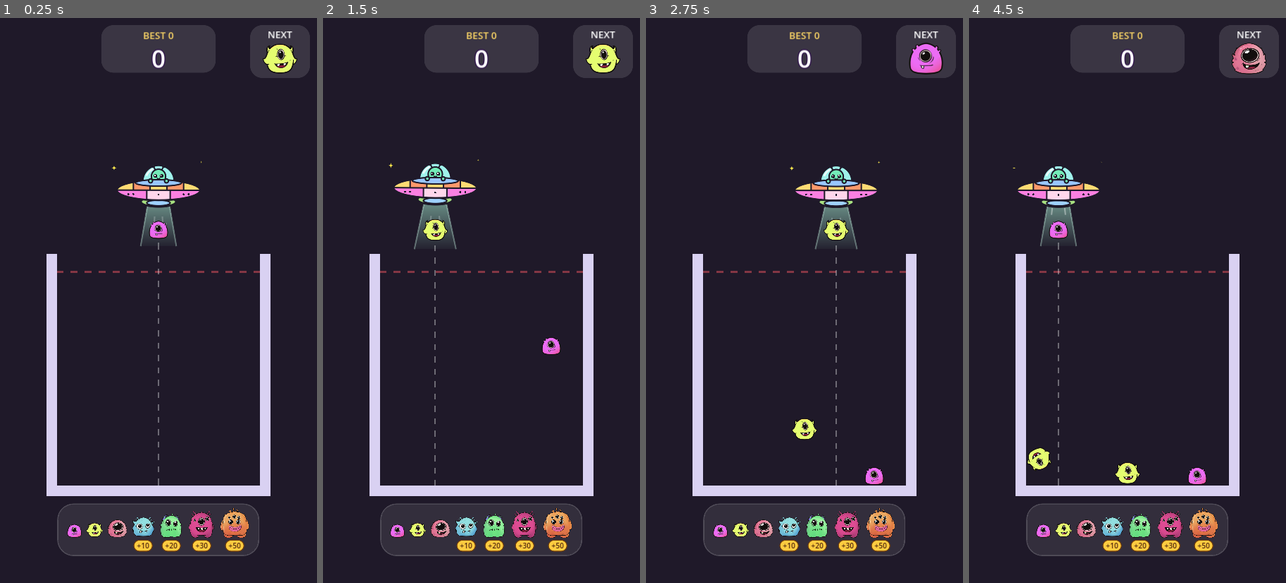
Above: before the commit, frames 1-4 (left to right).
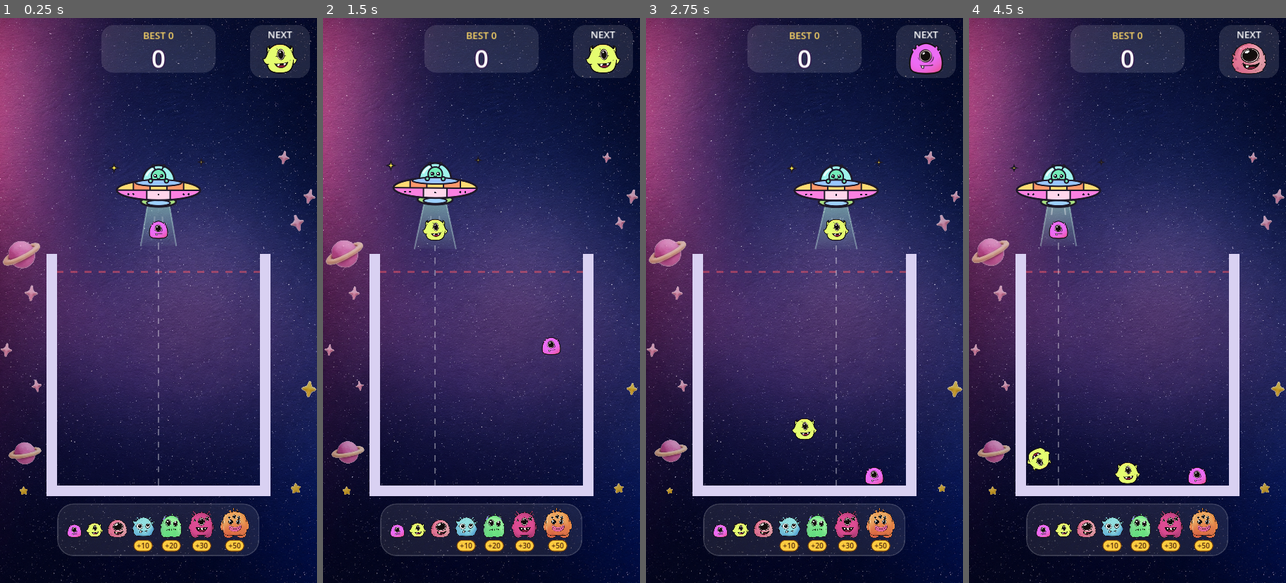
Above: after the commit, the same moments.

Repository: vickyraut212-boop/MonsterMerageGame
Game: Godot game, scene res://scenes/main.tscn
Two runs of this game, one before a commit and one after it. Both use one fixed random seed, a clock stepped at 60 frames per second and the inputs below.
Inputs (mouse positions are in pixels of both pictures, inside the frame that each line leads up to):
- Up to frame 1 (0.25 s): no input
- Up to frame 2 (1.5 s): move the mouse to (551, 272) at 0.52 s; click (551, 272) at 0.67 s; drag from (418, 328) to (481, 142) at 1.27 s
- Up to frame 3 (2.75 s): move the mouse to (836, 176) at 2.02 s; click (836, 176) at 2.17 s
- Up to frame 4 (4.5 s): drag from (1111, 413) to (1032, 215) at 2.77 s; move the mouse to (1222, 385) at 3.52 s; click (1222, 385) at 3.67 s; drag from (1032, 215) to (1127, 142) at 4.27 s

The runs differ from the first frame. In frame 1, 72% of the frame differs, in the area x 0-100%, y 0-100%; in frame 2, 72%; in frame 3, 72%; in frame 4, 72%.

Commit message:
Add the space background with scattered planets and stars
The background painting covers the screen behind everything. A few
planets and stars are placed at random each game, with a slow bob or
twinkle. They are plain sprites with no collisions, drawn behind all
other nodes, and never placed over the jar, the space above it where
the ship flies, the top HUD bar or the evolution track.

Co-Authored-By: Claude Opus 5.5 <noreply@anthropic.com>

Diff:
--- a/scenes/main.tscn
+++ b/scenes/main.tscn
@@ -1,12 +1,16 @@
-[gd_scene load_steps=5 format=3]
+[gd_scene load_steps=6 format=3]
 
 [ext_resource type="Script" path="res://scripts/main.gd" id="1_main"]
 [ext_resource type="PackedScene" path="res://scenes/jar.tscn" id="2_jar"]
 [ext_resource type="Script" path="res://scripts/dropper.gd" id="3_dropper"]
 [ext_resource type="PackedScene" path="res://scenes/hud.tscn" id="4_hud"]
+[ext_resource type="Script" path="res://scripts/space_background.gd" id="5_background"]
 
 [node name="Main" type="Node2D"]
 script = ExtResource("1_main")
+
+[node name="Background" type="Node2D" parent="."]
+script = ExtResource("5_background")
 
 [node name="Jar" parent="." instance=ExtResource("2_jar")]
 
--- /dev/null
+++ b/scripts/space_background.gd
@@ -0,0 +1,118 @@
+class_name SpaceBackground
+extends Node2D
+## The space backdrop behind everything: the background painting plus a few
+## planets and stars scattered at random each game.
+##
+## PURELY DECORATIVE: nothing here has a collision shape, it is drawn behind
+## every other node (z_index -100), and the planets/stars are never placed
+## over the jar or over the HUD areas listed in keep_clear.
+
+## The background painting. It is scaled to cover the whole 720 x 1280 screen.
+@export var background_texture: Texture2D = preload("res://assets/ui/background.png")
+
+@export_group("Planets and stars")
+## Pictures to scatter. One is picked at random for each piece.
+@export var planet_textures: Array[Texture2D] = [preload("res://assets/ui/planet.png")]
+@export var star_textures: Array[Texture2D] = [
+	preload("res://assets/ui/star_1.png"),
+	preload("res://assets/ui/star_2.png"),
+	preload("res://assets/ui/star_3.png"),
+]
+@export var planet_count := 2
+@export var star_count := 9
+## Size range, in screen pixels (width of the picture).
+@export var planet_size := Vector2(64.0, 88.0)
+@export var star_size := Vector2(18.0, 34.0)
+## How see-through the decorations are (1 = solid), so they stay in the background.
+@export_range(0.0, 1.0) var decor_opacity := 0.75
+## Screen areas that must stay empty (score, buttons, evolution track).
+## The jar and the space above it (where the ship flies) are added automatically.
+@export var keep_clear: Array[Rect2] = [
+	Rect2(0, 0, 720, 270),       # top bar: settings, score cloud, Next, power-ups
+	Rect2(0, 1090, 720, 190),    # evolution track along the bottom
+]
+## Extra space kept free around the jar.
+@export var jar_margin := 10.0
+
+const SCREEN := Vector2(720, 1280)
+
+
+func _ready() -> void:
+	z_index = -100
+	z_as_relative = false
+	var jar := get_parent().get_node_or_null("Jar") as Jar
+	var blocked := keep_clear.duplicate()
+	if jar:
+		var t := jar.wall_thickness
+		var inner := jar.get_inner_rect()
+		# The jar plus the column above it where the ship flies and aims.
+		var bottom := inner.end.y + t
+		blocked.append(Rect2(inner.position.x - t, 0.0, inner.size.x + t * 2.0, bottom).grow(jar_margin))
+	var placed: Array[Rect2] = []
+	_scatter(planet_textures, planet_count, planet_size, blocked, placed, true)
+	_scatter(star_textures, star_count, star_size, blocked, placed, false)
+
+
+func _draw() -> void:
+	if background_texture == null:
+		return
+	# Cover the screen without stretching: scale to the larger ratio and centre.
+	var tex := background_texture.get_size()
+	var s := maxf(SCREEN.x / tex.x, SCREEN.y / tex.y)
+	var size := tex * s
+	draw_texture_rect(background_texture, Rect2((SCREEN - size) / 2.0, size), false)
+
+
+## Places up to `count` pictures in free spots. Each is a plain Sprite2D, with
+## a slow bob (planets) or twinkle (stars).
+func _scatter(textures: Array[Texture2D], count: int, size_range: Vector2,
+		blocked: Array, placed: Array[Rect2], is_planet: bool) -> void:
+	if textures.is_empty():
+		return
+	for i in count:
+		var tex: Texture2D = textures.pick_random()
+		var width := randf_range(size_range.x, size_range.y)
+		var size := tex.get_size() * (width / tex.get_size().x)
+		var spot := _find_spot(size, blocked, placed)
+		if spot == Rect2():
+			continue  # no room left; skip rather than overlap the game
+		placed.append(spot.grow(12.0))
+
+		var sprite := Sprite2D.new()
+		sprite.texture = tex
+		sprite.scale = Vector2.ONE * (width / tex.get_size().x)
+		sprite.position = spot.get_center()
+		sprite.rotation = randf_range(-0.3, 0.3)
+		sprite.modulate.a = decor_opacity
+		add_child(sprite)
+		_animate(sprite, is_planet)
+
+
+func _find_spot(size: Vector2, blocked: Array, placed: Array[Rect2]) -> Rect2:
+	for attempt in 60:
+		var pos := Vector2(randf_range(0.0, SCREEN.x - size.x), randf_range(0.0, SCREEN.y - size.y))
+		var rect := Rect2(pos, size)
+		var ok := true
+		for other in blocked + placed:
+			if rect.intersects(other):
+				ok = false
+				break
+		if ok:
+			return rect
+	return Rect2()
+
+
+func _animate(sprite: Sprite2D, is_planet: bool) -> void:
+	var tween := sprite.create_tween().set_loops()
+	tween.set_trans(Tween.TRANS_SINE).set_ease(Tween.EASE_IN_OUT)
+	if is_planet:
+		var y := sprite.position.y
+		var period := randf_range(3.0, 5.0)
+		tween.tween_property(sprite, "position:y", y - 6.0, period)
+		tween.tween_property(sprite, "position:y", y + 6.0, period)
+	else:
+		var base := sprite.scale
+		var period := randf_range(0.8, 1.6)
+		tween.tween_interval(randf_range(0.0, 1.5))
+		tween.tween_property(sprite, "scale", base * 0.75, period)
+		tween.tween_property(sprite, "scale", base, period)
Binary file added: assets/ui/background.png
Binary file added: assets/ui/planet.png
Binary file added: assets/ui/star_1.png
Binary file added: assets/ui/star_2.png
Binary file added: assets/ui/star_3.png
